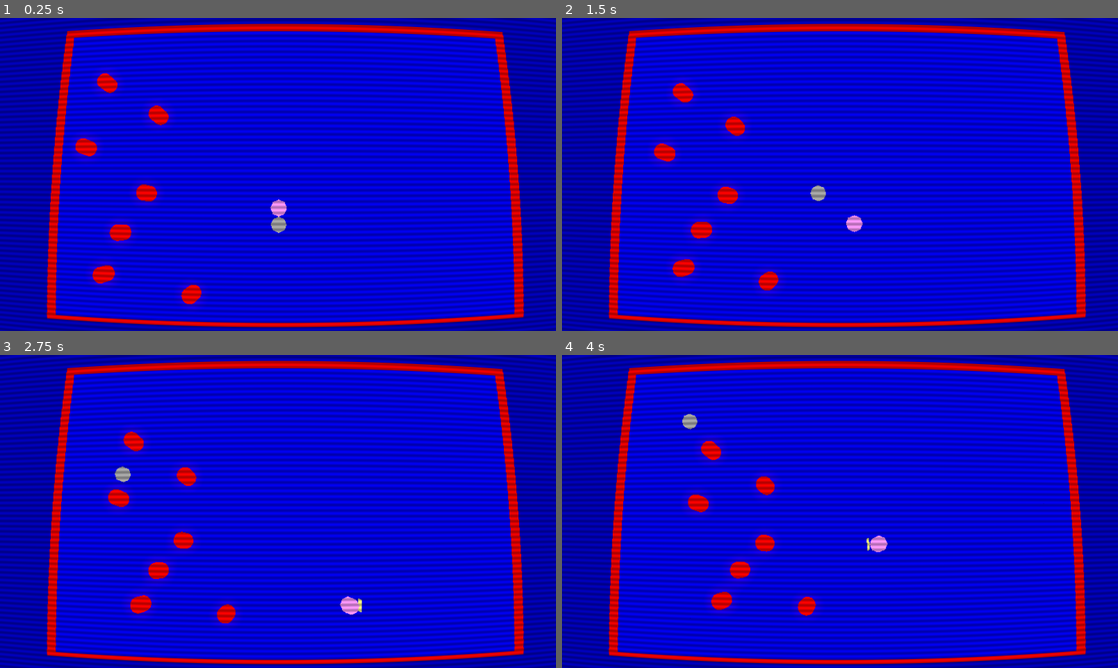
Above: before the commit, frames 1-4 (two rows, left to right).
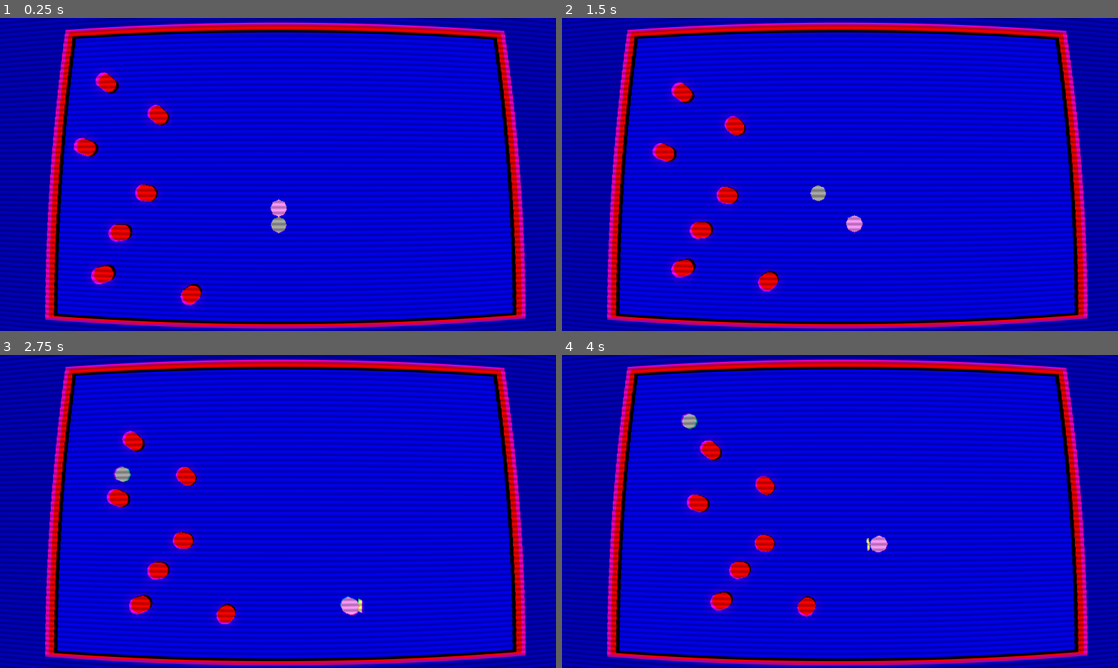
Above: after the commit, the same moments.

Repository: WiredOverload/GodotWild65
Game: Godot game, scene res://scenes/gameplay.tscn
Two runs of this game, one before a commit and one after it. Both use one fixed random seed, a clock stepped at 60 frames per second and the inputs below. The project has no main scene, so this scene is started directly.
Inputs:
- Up to frame 1 (0.25 s): no input
- Up to frame 2 (1.5 s): hold D (move_right) 0.53-1.28 s; hold Space (action) 0.53-1.28 s; hold S (move_down) from 1.28 s (still down); tap Space (action) at 1.35 s
- Up to frame 3 (2.75 s): release S (move_down) at 2.03 s; hold D (move_right) from 2.03 s (still down); hold Space (action) from 2.03 s (still down)
- Up to frame 4 (4 s): release D (move_right) at 2.78 s; release Space (action) at 2.78 s; hold W (move_up) 2.78-3.53 s; tap Space (action) at 2.85 s; hold A (move_left) from 3.53 s (still down); hold Space (action) from 3.53 s (still down)

The runs differ from the first frame. In frame 1, 6.4% of the frame differs, in the area x 8-95%, y 1-100%; in frame 2, 6.3%; in frame 3, 6.4%; in frame 4, 6.3%.

Commit message:
Fixed player facing

Diff:
--- a/actors/player.gd
+++ b/actors/player.gd
@@ -94,11 +94,10 @@
 			if direction:
 				velocity.x = direction.x * move_speed
 				velocity.z = direction.z * move_speed
+				rotation.y = Vector3.MODEL_FRONT.signed_angle_to(direction, Vector3.UP)
 			else:
 				velocity.x = move_toward(velocity.x, 0, move_speed)
 				velocity.z = move_toward(velocity.z, 0, move_speed)
-
-			rotation.y = Vector3.MODEL_FRONT.signed_angle_to(direction, Vector3.UP)
 
 			move_and_slide()
 		State.THROWING:
--- a/materials/fullscreen/filter.gdshader
+++ b/materials/fullscreen/filter.gdshader
@@ -10,6 +10,9 @@
 uniform float scanline_sharpness : hint_range(0.0, 1.0) = 0.5;
 uniform float scanline_timescale : hint_range(-10.0, 10.0) = 0.0;
 uniform float scanline_strength : hint_range(0.0, 1.0) = 0.3;
+
+uniform float chroma_strength : hint_range(-0.2, 0.2) = 0.005;
+uniform float chroma_inner_radius : hint_range(0.0, 1.0) = 0.1;
 
 vec2 fisheye(vec2 frag_coord, vec2 pixel_size, vec2 center) {
 	vec2 pixel_coord = frag_coord.xy * pixel_size.x;
@@ -47,9 +50,26 @@
 	return mix(1.0 - scanline_strength, 1.0, t);
 }
 
+void chromatic_aberration(vec2 uv, out vec2 uv_r, out vec2 uv_g, out vec2 uv_b) {
+	vec2 d = (uv - vec2(0.5, 0.5)) * 2.0;
+	vec2 n = normalize(d);
+	float s = chroma_strength * max(length(d) - chroma_inner_radius, 0.0);
+	uv_r = uv - n * s;
+	uv_g = uv;
+	uv_b = uv + n * s;
+}
+
 void fragment() {
 	vec2 uv = fisheye(FRAGCOORD.xy, SCREEN_PIXEL_SIZE, vec2(0.5, 0.5));
-	vec3 fish = texture(SCREEN_TEXTURE, uv).rgb;
+	vec2 uv_r, uv_g, uv_b;
+	chromatic_aberration(uv, uv_r, uv_g, uv_b);
+
+	vec3 fish = vec3(
+		texture(SCREEN_TEXTURE, uv_r).r,
+		texture(SCREEN_TEXTURE, uv_g).g,
+		texture(SCREEN_TEXTURE, uv_b).b);
+
 	float scan = scanline(uv / SCREEN_PIXEL_SIZE);
+
 	COLOR = vec4(fish * scan, 1.0);
 }
